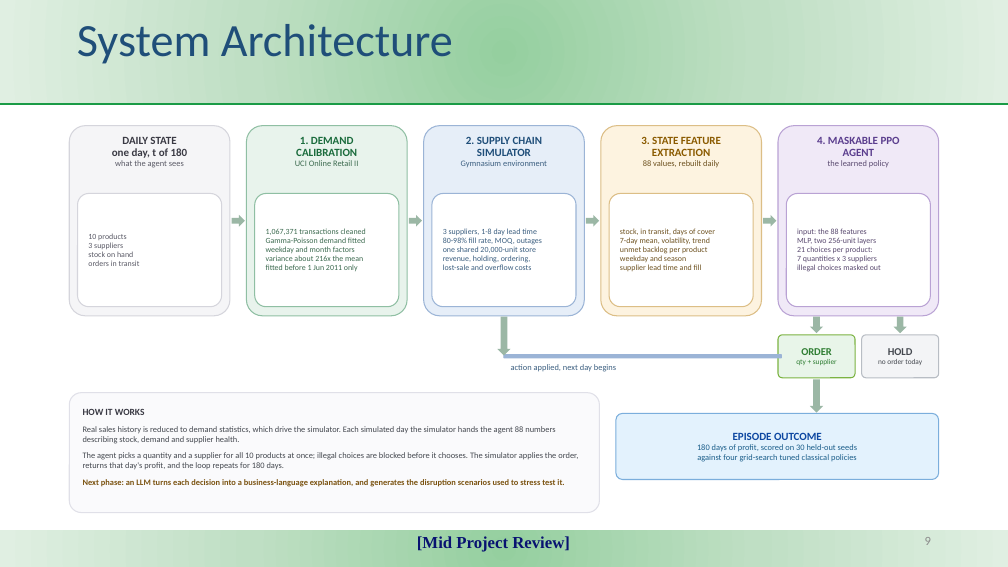
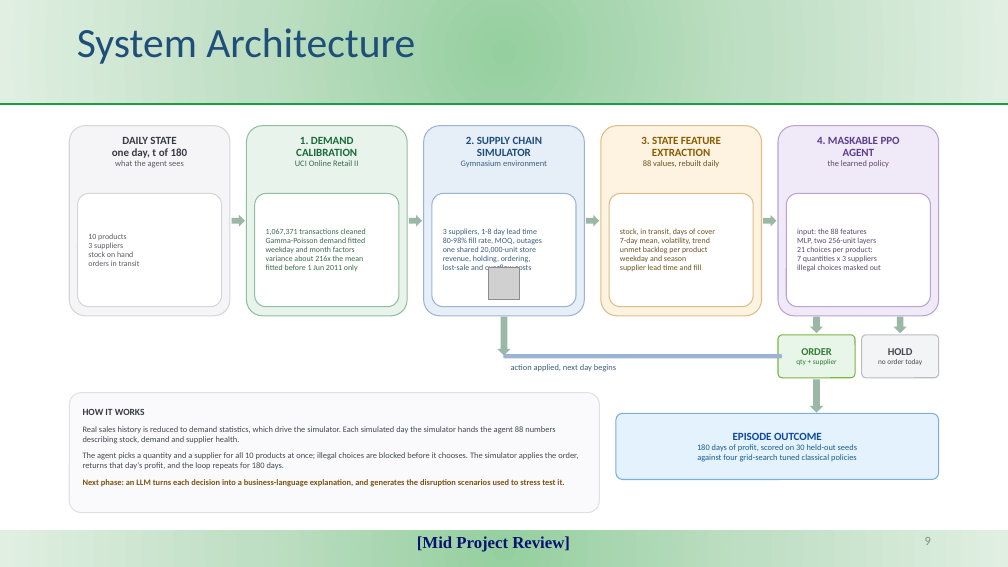
Before and after one commit to KJSK-Koushik/Supply-AI-RL-Explainable-supply-chain-Optimisation, a slide deck: slide 9 of reports/SupplyAI-RL_Mid_Project_Review.pptx. Drawn at 1008x567 pixels with LibreOffice and Linux fonts; fonts in the diff are those of the drawing; grey boxes stand for pictures; background and template pictures are left out. Boxes give left, top, right and bottom in pixels: in the first picture for what was removed or moved away, otherwise in the second. Text is boxed around its words. In the diff, an @@ line names an element or a change of style, - is before the commit and + after.

```diff
--- a/reports/SupplyAI-RL_Mid_Project_Review.pptx
+++ b/reports/SupplyAI-RL_Mid_Project_Review.pptx
@@ title "System Architecture" at (x1=77, y1=28, x2=415, y2=64): size 44 to 39.6 pt @@
@@ picture added at (x1=488, y1=268, x2=520, y2=299) @@
```
Also in this commit, not shown: 3 other slides changed, 1 slide added, 6 other files.
